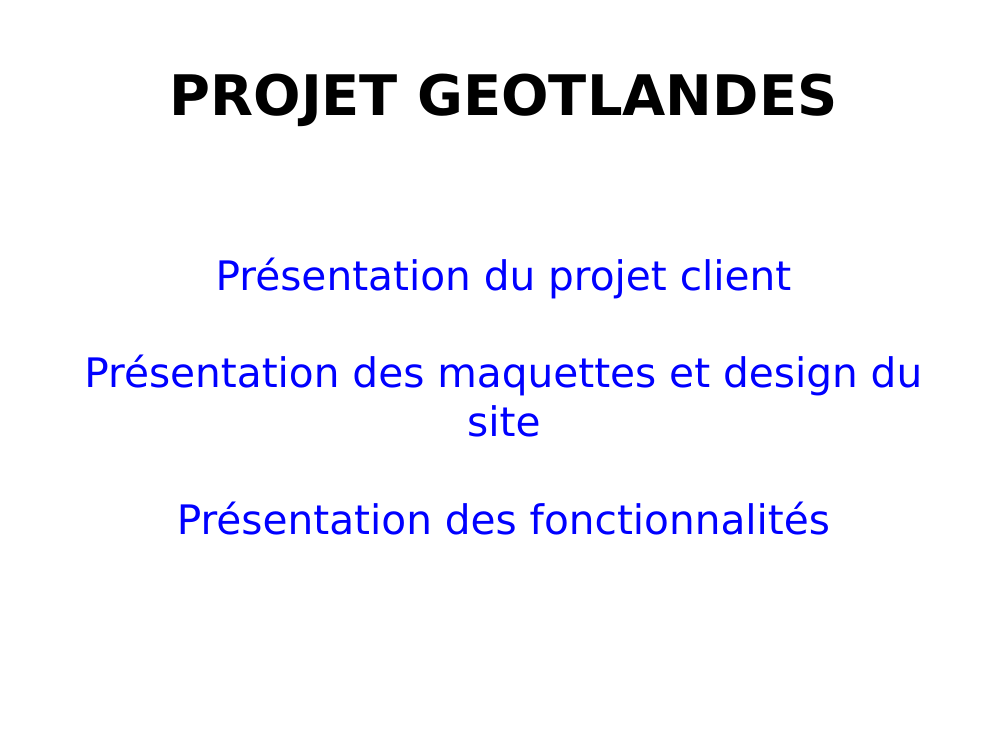
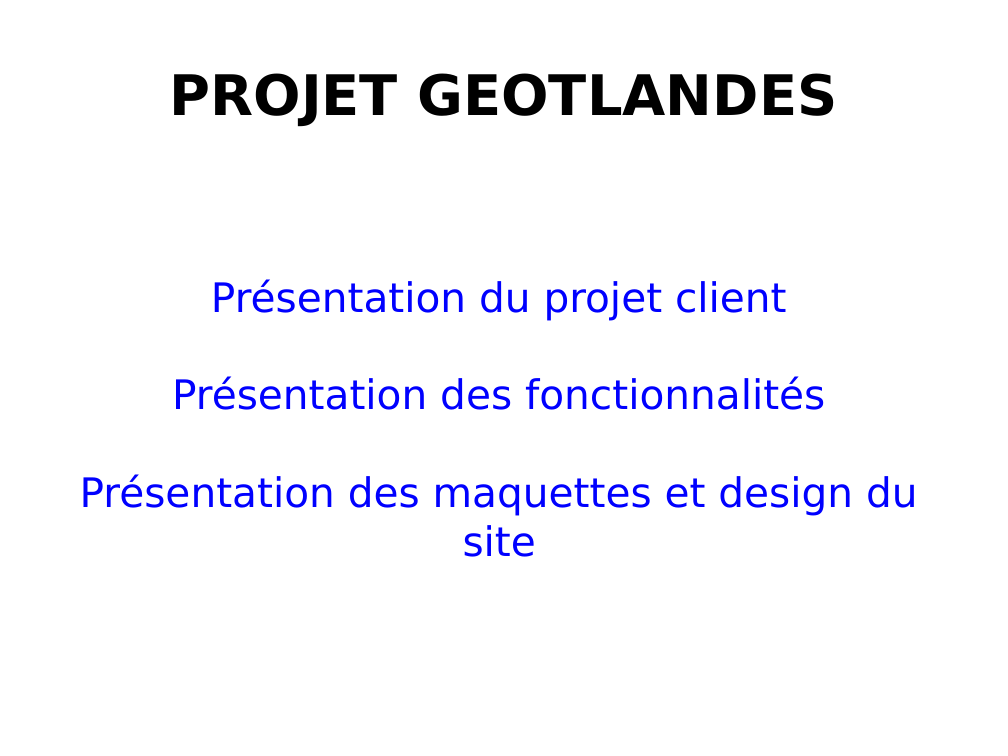
Before and after one commit to KatsuKumi/GeotLandes_WCS, a slide deck: slide 1 of Diapo/Diapo.odp. Drawn at 1008x756 pixels with LibreOffice and Linux fonts; fonts in the diff are those of the drawing. Boxes give left, top, right and bottom in pixels: in the first picture for what was removed or moved away, otherwise in the second. Text is boxed around its words. In the diff, an @@ line names an element or a change of style, - is before the commit and + after.

```diff
--- a/Diapo/Diapo.odp
+++ b/Diapo/Diapo.odp
@@ subtitle "Présentation du projet client": place and size @@
-subtitle "Présentation du projet client" at <box>84,257,923,535</box>
+subtitle "Présentation du projet client" at <box>80,279,918,557</box>
@@ subtitle at <box>172,376,825,410</box>: paragraph added @@
+Présentation des fonctionnalités
@@ subtitle at <box>177,501,830,535</box>: paragraph removed @@
-Présentation des fonctionnalités
```
Also in this commit, not shown: 1 other file.
